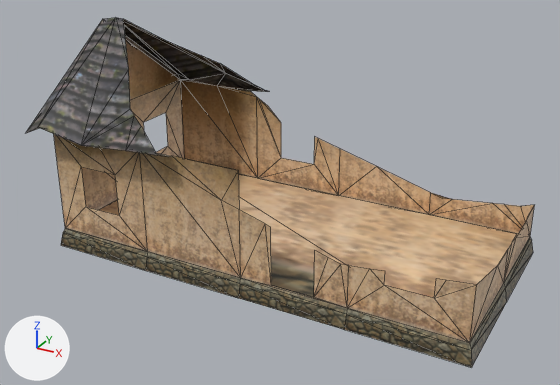
Renders of the COLLADA model features/s44_b_house_3_2_destroyed_1.dae from each side of a commit.
Rendered twice from a 50 mm lens placed at (74.4, -142.6, 82.3), pointed at (-1.5, -4.5, 13.2). Arrows for +X, +Y and +Z are at lower left; the lights stay in place. Mesh edges are drawn as thin lines.

The first picture shows 'Untitled'.
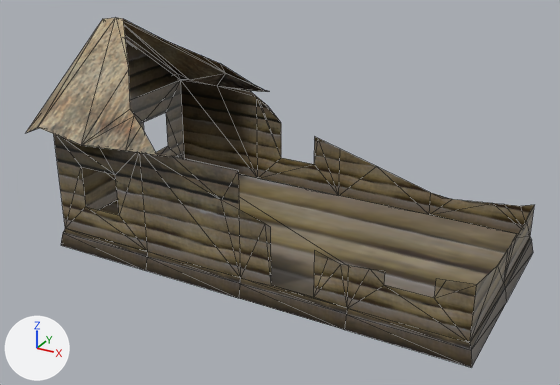
Changed parts and their boxes [x1, y1, x2, y2] in the pictures (560 x 385 px):
'Untitled', surface changed (beige to brown): [26, 18, 534, 367] in both

What changed in the scene script:
```text
Add img_s44_b_house_3_1_png:
    img_s44_b_house_3_1_png = load_image('s44_b_house_3_1.png', 's44_b_house_3_1.png', 256, 128, 'sRGB')
Change mat_s44_b_house_1_2_s3o_mat:
    mat_s44_b_house_1_2_s3o_mat.texture: img_s44_b_house_2_1_png -> img_s44_b_house_3_1_png
```
